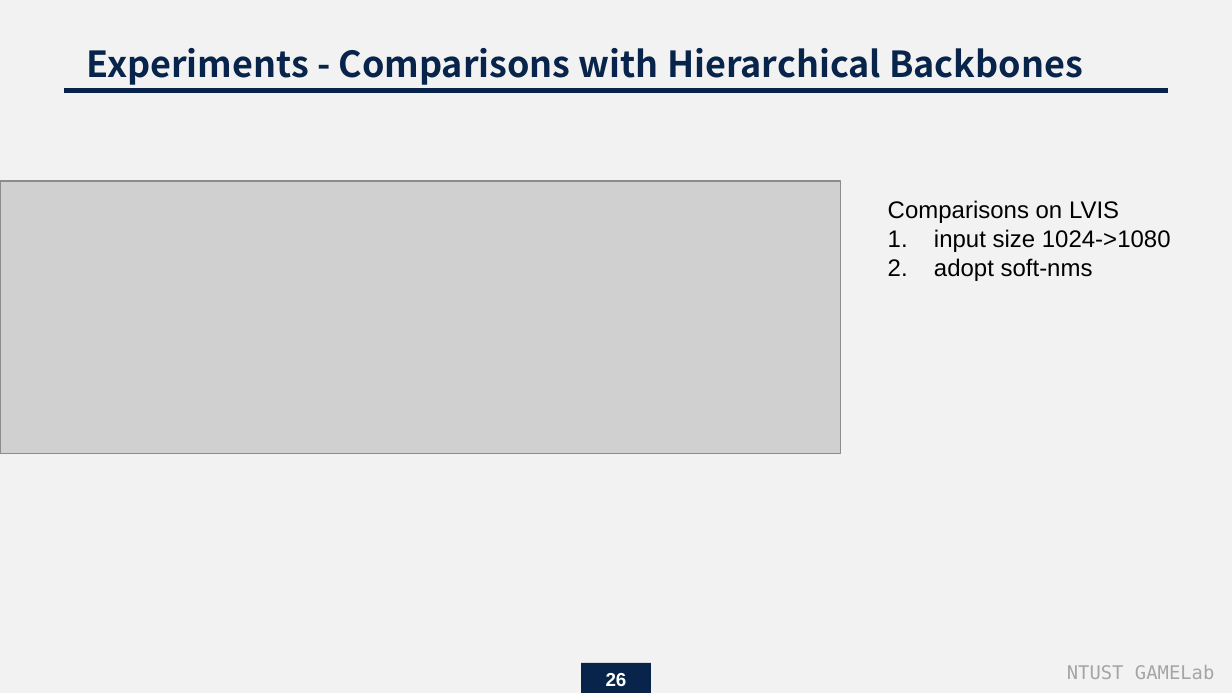
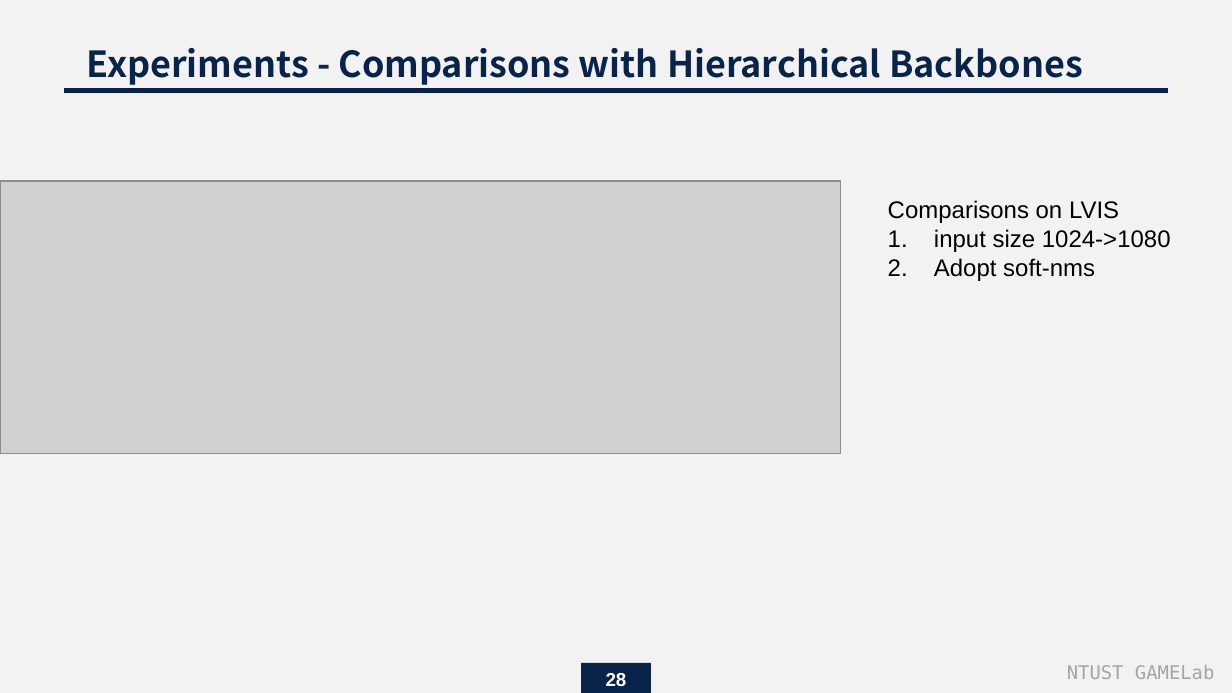
Before and after one commit to endman100/paper-, a slide deck: slide 28 of Exploring Plain Vision Transformer Backbones for Object Detection_M11015039.pptx (slide 26 before the commit). Drawn at 1232x693 pixels with LibreOffice and Linux fonts; fonts in the diff are those of the drawing; grey boxes stand for pictures. Boxes give left, top, right and bottom in pixels: in the first picture for what was removed or moved away, otherwise in the second. Text is boxed around its words. In the diff, an @@ line names an element or a change of style, - is before the commit and + after.

```diff
--- a/Exploring Plain Vision Transformer Backbones for Object Detection_M11015039.pptx
+++ b/Exploring Plain Vision Transformer Backbones for Object Detection_M11015039.pptx
@@ text at [934, 258, 1095, 281]: text changed @@
-2. adopt soft-nms
+2. Adopt soft-nms
@@ page number at [606, 673, 627, 686]: text changed @@
-26
+28
```
Also in this commit, not shown: 2 slides added.
